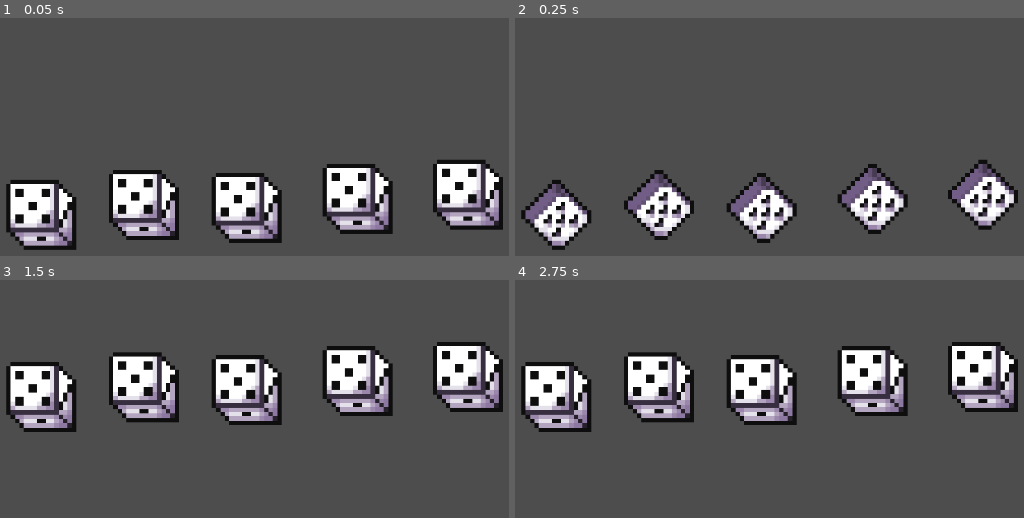
Above: before the commit, frames 1-4 (two rows, left to right).
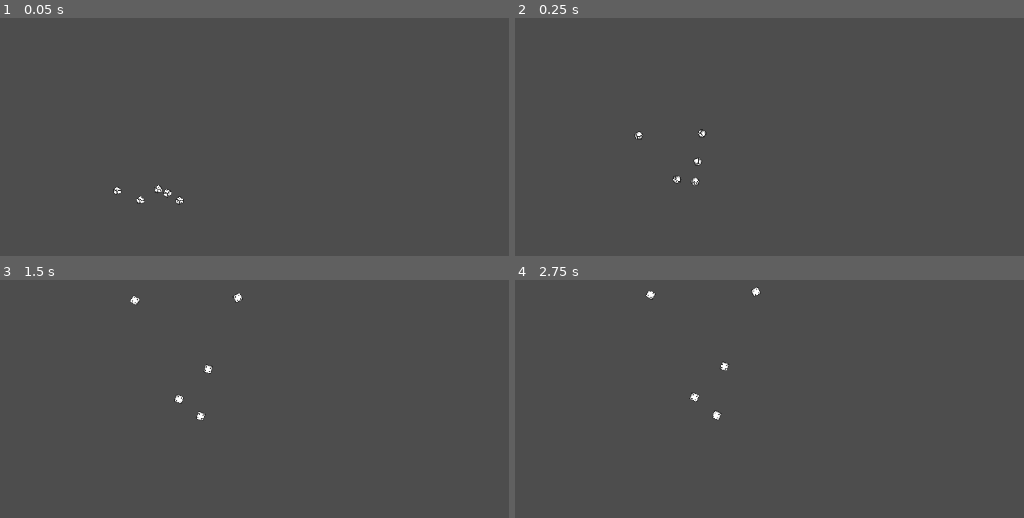
Above: after the commit, the same moments.

Repository: geoffrey66280/D-yams
Game: Godot game, scene res://scenes/throwing_dices.tscn
Same seed, same stepped clock (60 frames per second), same inputs: the game is played once before the commit and once after it.
Inputs:
- Up to frame 1 (0.05 s): no input
- Up to frame 2 (0.25 s): no input
- Up to frame 3 (1.5 s): no input
- Up to frame 4 (2.75 s): no input

The runs differ from the first frame. In frame 1, 18% of the frame differs, in the area x 1-99%, y 59-98%; in frame 2, 11%; in frame 3, 18%, in the area x 1-99%, y 5-64%; in frame 4, 18%.

Commit message:
feat: Game scene, level scene and arena scene

Diff:
--- /dev/null
+++ b/scenes/arena.tscn
@@ -0,0 +1,43 @@
+[gd_scene load_steps=7 format=3 uid="uid://did4wp5bdplnd"]
+
+[ext_resource type="Texture2D" uid="uid://cbewjjbbdsigd" path="res://assets/sprites/plateau.png" id="1_e05a3"]
+
+[sub_resource type="PhysicsMaterial" id="PhysicsMaterial_ug7gw"]
+bounce = 0.6
+
+[sub_resource type="RectangleShape2D" id="RectangleShape2D_e05a3"]
+size = Vector2(20, 93)
+
+[sub_resource type="RectangleShape2D" id="RectangleShape2D_wl4x5"]
+size = Vector2(219, 15)
+
+[sub_resource type="RectangleShape2D" id="RectangleShape2D_olpmc"]
+size = Vector2(20, 90)
+
+[sub_resource type="RectangleShape2D" id="RectangleShape2D_xdvfk"]
+size = Vector2(213, 15)
+
+[node name="Arena" type="StaticBody2D"]
+position = Vector2(1, 1)
+physics_material_override = SubResource("PhysicsMaterial_ug7gw")
+
+[node name="Sprite2D" type="Sprite2D" parent="."]
+position = Vector2(119.07354, 48.14843)
+scale = Vector2(1.0006129, 0.70212036)
+texture = ExtResource("1_e05a3")
+
+[node name="Mur1" type="CollisionShape2D" parent="."]
+position = Vector2(10, 49)
+shape = SubResource("RectangleShape2D_e05a3")
+
+[node name="Mur2" type="CollisionShape2D" parent="."]
+position = Vector2(123, 6.5)
+shape = SubResource("RectangleShape2D_wl4x5")
+
+[node name="Mur3" type="CollisionShape2D" parent="."]
+position = Vector2(228, 50)
+shape = SubResource("RectangleShape2D_olpmc")
+
+[node name="Mur4" type="CollisionShape2D" parent="."]
+position = Vector2(120, 89.5)
+shape = SubResource("RectangleShape2D_xdvfk")
--- a/scenes/dice.tscn
+++ b/scenes/dice.tscn
@@ -1,109 +1,85 @@
-[gd_scene load_steps=12 format=3 uid="uid://teywtc2hipr0"]
+[gd_scene load_steps=13 format=3 uid="uid://teywtc2hipr0"]
 
 [ext_resource type="Script" uid="uid://d0x6hme17ua2e" path="res://scripts/dice.gd" id="1_0e48y"]
-[ext_resource type="Texture2D" uid="uid://mfdpgaf1ef1m" path="res://assets/sprites/six sided die.png" id="2_epypp"]
+[ext_resource type="Texture2D" uid="uid://dsm4ponyom4yf" path="res://assets/sprites/de_sheet.png" id="2_mg5ex"]
 
 [sub_resource type="PhysicsMaterial" id="PhysicsMaterial_mg5ex"]
-friction = 0.45
-bounce = 0.3
+bounce = 0.5
 
-[sub_resource type="AtlasTexture" id="AtlasTexture_0hol4"]
-atlas = ExtResource("2_epypp")
-region = Rect2(0, 224, 16, 16)
+[sub_resource type="AtlasTexture" id="AtlasTexture_oi81l"]
+atlas = ExtResource("2_mg5ex")
+region = Rect2(0, 0, 16, 16)
 
-[sub_resource type="AtlasTexture" id="AtlasTexture_q6r6c"]
-atlas = ExtResource("2_epypp")
-region = Rect2(16, 224, 16, 16)
+[sub_resource type="AtlasTexture" id="AtlasTexture_o1ht6"]
+atlas = ExtResource("2_mg5ex")
+region = Rect2(16, 0, 16, 16)
 
-[sub_resource type="AtlasTexture" id="AtlasTexture_kdubu"]
-atlas = ExtResource("2_epypp")
-region = Rect2(32, 224, 16, 16)
+[sub_resource type="AtlasTexture" id="AtlasTexture_yk8ku"]
+atlas = ExtResource("2_mg5ex")
+region = Rect2(32, 0, 16, 16)
 
-[sub_resource type="AtlasTexture" id="AtlasTexture_d21ai"]
-atlas = ExtResource("2_epypp")
-region = Rect2(48, 224, 16, 16)
+[sub_resource type="AtlasTexture" id="AtlasTexture_tannu"]
+atlas = ExtResource("2_mg5ex")
+region = Rect2(48, 0, 16, 16)
 
-[sub_resource type="AtlasTexture" id="AtlasTexture_rj586"]
-atlas = ExtResource("2_epypp")
-region = Rect2(64, 224, 16, 16)
+[sub_resource type="AtlasTexture" id="AtlasTexture_pb8pk"]
+atlas = ExtResource("2_mg5ex")
+region = Rect2(64, 0, 16, 16)
 
-[sub_resource type="AtlasTexture" id="AtlasTexture_4d7sh"]
-atlas = ExtResource("2_epypp")
-region = Rect2(80, 224, 16, 16)
+[sub_resource type="AtlasTexture" id="AtlasTexture_ocjtb"]
+atlas = ExtResource("2_mg5ex")
+region = Rect2(80, 0, 16, 16)
+
+[sub_resource type="AtlasTexture" id="AtlasTexture_dicg2"]
+atlas = ExtResource("2_mg5ex")
+region = Rect2(48, 16, 16, 16)
 
 [sub_resource type="SpriteFrames" id="SpriteFrames_ir8iy"]
 animations = [{
 "frames": [{
 "duration": 1.0,
-"texture": SubResource("AtlasTexture_0hol4")
+"texture": SubResource("AtlasTexture_oi81l")
 }, {
 "duration": 1.0,
-"texture": SubResource("AtlasTexture_q6r6c")
+"texture": SubResource("AtlasTexture_o1ht6")
 }, {
 "duration": 1.0,
-"texture": SubResource("AtlasTexture_kdubu")
+"texture": SubResource("AtlasTexture_yk8ku")
 }, {
 "duration": 1.0,
-"texture": SubResource("AtlasTexture_d21ai")
+"texture": SubResource("AtlasTexture_tannu")
 }, {
 "duration": 1.0,
-"texture": SubResource("AtlasTexture_rj586")
+"texture": SubResource("AtlasTexture_pb8pk")
 }, {
 "duration": 1.0,
-"texture": SubResource("AtlasTexture_4d7sh")
+"texture": SubResource("AtlasTexture_ocjtb")
 }, {
 "duration": 1.0,
-"texture": SubResource("AtlasTexture_q6r6c")
-}, {
-"duration": 1.0,
-"texture": SubResource("AtlasTexture_kdubu")
-}, {
-"duration": 1.0,
-"texture": SubResource("AtlasTexture_d21ai")
-}, {
-"duration": 1.0,
-"texture": SubResource("AtlasTexture_rj586")
-}, {
-"duration": 1.0,
-"texture": SubResource("AtlasTexture_4d7sh")
-}, {
-"duration": 1.0,
-"texture": SubResource("AtlasTexture_q6r6c")
-}, {
-"duration": 1.0,
-"texture": SubResource("AtlasTexture_kdubu")
-}, {
-"duration": 1.0,
-"texture": SubResource("AtlasTexture_d21ai")
-}, {
-"duration": 1.0,
-"texture": SubResource("AtlasTexture_rj586")
-}, {
-"duration": 1.0,
-"texture": SubResource("AtlasTexture_4d7sh")
+"texture": SubResource("AtlasTexture_dicg2")
 }],
-"loop": false,
+"loop": true,
 "name": &"rolling",
 "speed": 18.0
 }]
 
 [sub_resource type="RectangleShape2D" id="RectangleShape2D_0e48y"]
-size = Vector2(100, 100)
+size = Vector2(12, 12)
 
 [node name="Dice" type="RigidBody2D"]
 physics_material_override = SubResource("PhysicsMaterial_mg5ex")
 gravity_scale = 0.0
 script = ExtResource("1_0e48y")
 
-[node name="AnimatedSprite2D" type="AnimatedSprite2D" parent="."]
-position = Vector2(50.5, 50.5)
-scale = Vector2(6.3125, 6.3125)
+[node name="RollingDice" type="AnimatedSprite2D" parent="."]
+position = Vector2(6.000001, 6.000001)
+scale = Vector2(0.75, 0.75)
 sprite_frames = SubResource("SpriteFrames_ir8iy")
 animation = &"rolling"
 autoplay = "rolling"
 
-[node name="CollisionShape2D" type="CollisionShape2D" parent="."]
-position = Vector2(50.5, 50.49997)
+[node name="CollisionDice" type="CollisionShape2D" parent="."]
+position = Vector2(6, 6)
 shape = SubResource("RectangleShape2D_0e48y")
 
-[connection signal="animation_finished" from="AnimatedSprite2D" to="." method="_on_animated_sprite_2d_animation_finished"]
+[connection signal="animation_finished" from="RollingDice" to="." method="_on_animated_sprite_2d_animation_finished"]
--- /dev/null
+++ b/scenes/game.tscn
@@ -0,0 +1,23 @@
+[gd_scene load_steps=4 format=3 uid="uid://b6ofiia77k77a"]
+
+[ext_resource type="PackedScene" uid="uid://d1ndrev16ht6h" path="res://scenes/throwing_dices.tscn" id="1_uwrxv"]
+[ext_resource type="PackedScene" uid="uid://did4wp5bdplnd" path="res://scenes/arena.tscn" id="1_yqjtg"]
+[ext_resource type="PackedScene" uid="uid://wrp24du2r1p5" path="res://scenes/level_information.tscn" id="3_lnu2h"]
+
+[node name="Game" type="Node2D"]
+position = Vector2(0, -1)
+
+[node name="Camera2D" type="Camera2D" parent="."]
+zoom = Vector2(3.5, 3.5)
+
+[node name="Arena" parent="." instance=ExtResource("1_yqjtg")]
+position = Vector2(-107, -41)
+
+[node name="Node2D" parent="Arena" instance=ExtResource("1_uwrxv")]
+position = Vector2(-270, -477)
+
+[node name="LevelInformation" parent="." instance=ExtResource("3_lnu2h")]
+offset_left = -165.0
+offset_top = -97.0
+offset_right = -165.0
+offset_bottom = -97.0
--- /dev/null
+++ b/scenes/level_information.tscn
@@ -0,0 +1,49 @@
+[gd_scene load_steps=3 format=3 uid="uid://wrp24du2r1p5"]
+
+[ext_resource type="Script" uid="uid://c7aehc7wsjdsh" path="res://scripts/level_information.gd" id="1_eljov"]
+
+[sub_resource type="LabelSettings" id="LabelSettings_6f8om"]
+
+[node name="LevelInformation" type="Control"]
+layout_mode = 3
+anchors_preset = 0
+script = ExtResource("1_eljov")
+
+[node name="BossName" type="Label" parent="."]
+layout_mode = 0
+offset_right = 40.0
+offset_bottom = 23.0
+text = "Nom du boss"
+label_settings = SubResource("LabelSettings_6f8om")
+horizontal_alignment = 1
+vertical_alignment = 1
+
+[node name="Score" type="Label" parent="."]
+layout_mode = 0
+offset_left = 48.0
+offset_top = 40.0
+offset_right = 109.0
+offset_bottom = 63.0
+text = "Goal"
+horizontal_alignment = 1
+vertical_alignment = 1
+
+[node name="Reward" type="Label" parent="."]
+layout_mode = 0
+offset_left = 48.0
+offset_top = 104.0
+offset_right = 107.0
+offset_bottom = 127.0
+text = "Reward"
+horizontal_alignment = 1
+vertical_alignment = 1
+
+[node name="PlayerScore" type="Label" parent="."]
+layout_mode = 0
+offset_left = 32.0
+offset_top = 168.0
+offset_right = 127.0
+offset_bottom = 191.0
+text = "player score"
+horizontal_alignment = 1
+vertical_alignment = 1
--- a/scenes/throwing_dices.tscn
+++ b/scenes/throwing_dices.tscn
@@ -5,19 +5,16 @@
 [node name="Node2D" type="Node2D"]
 
 [node name="Dice" parent="." instance=ExtResource("1_keuvm")]
-position = Vector2(822, 430)
+position = Vector2(429, 542)
 
 [node name="Dice2" parent="." instance=ExtResource("1_keuvm")]
-position = Vector2(663, 436)
+position = Vector2(407, 535)
 
 [node name="Dice3" parent="." instance=ExtResource("1_keuvm")]
-position = Vector2(503, 449)
+position = Vector2(389, 537)
 
 [node name="Dice4" parent="." instance=ExtResource("1_keuvm")]
-position = Vector2(355, 445)
+position = Vector2(366, 542)
 
 [node name="Dice5" parent="." instance=ExtResource("1_keuvm")]
-position = Vector2(207, 459)
-
-[node name="Camera2D" type="Camera2D" parent="."]
-position = Vector2(598, 261)
+position = Vector2(337, 539)
--- a/scripts/dice.gd
+++ b/scripts/dice.gd
@@ -1,9 +1,22 @@
-extends Node2D
+extends RigidBody2D
 
+func _ready():
+	linear_damp = 2
+	angular_damp = 3
+	launch()
 
 func _process(delta: float) -> void:
-	position.y -= 5
+	if not sleeping and is_stopped():
+		linear_velocity = Vector2.ZERO
+		angular_velocity = 0
+		sleeping = true
+		$RollingDice.stop()
+		$RollingDice.frame = 6
 
-func _on_animated_sprite_2d_animation_finished() -> void:
-	$AnimatedSprite2D.frame = 0
-	set_process(false)
+func launch():
+	var force = Vector2(randf_range(0, 400), randf_range(0, -600))
+	apply_impulse(force)
+	angular_velocity = randf_range(-10, 10)
+
+func is_stopped() -> bool:
+	return linear_velocity.length() < 5 and abs(angular_velocity) < 1
--- /dev/null
+++ b/scripts/level_information.gd
@@ -0,0 +1,32 @@
+extends Control
+
+var actual_lvl = 1
+var bosses = {
+	1: "The great barbarian",
+	2: "The ultimate goat",
+	3: "Heat the hitter"
+}
+
+var scores = {
+	1: "100",
+	2: "300",
+	3: "500"
+}
+
+
+# Called when the node enters the scene tree for the first time.
+func _ready() -> void:
+	var boss_name = $BossName
+	var score = $Score
+	var reward = $Reward
+	var player_score = $PlayerScore
+	print(bosses[actual_lvl])
+	boss_name.text = bosses[actual_lvl]
+	score.text = "Goal\n" + scores[actual_lvl]
+	reward.text = "reward : " + str(actual_lvl)
+	player_score.text = "score: 0"
+
+
+# Called every frame. 'delta' is the elapsed time since the previous frame.
+func _process(delta: float) -> void:
+	pass
Not shown, added: assets/sprites/de_sheet.png.import
Not shown, added: assets/sprites/plateau.png.import
Not shown, added: scripts/level_information.gd.uid
